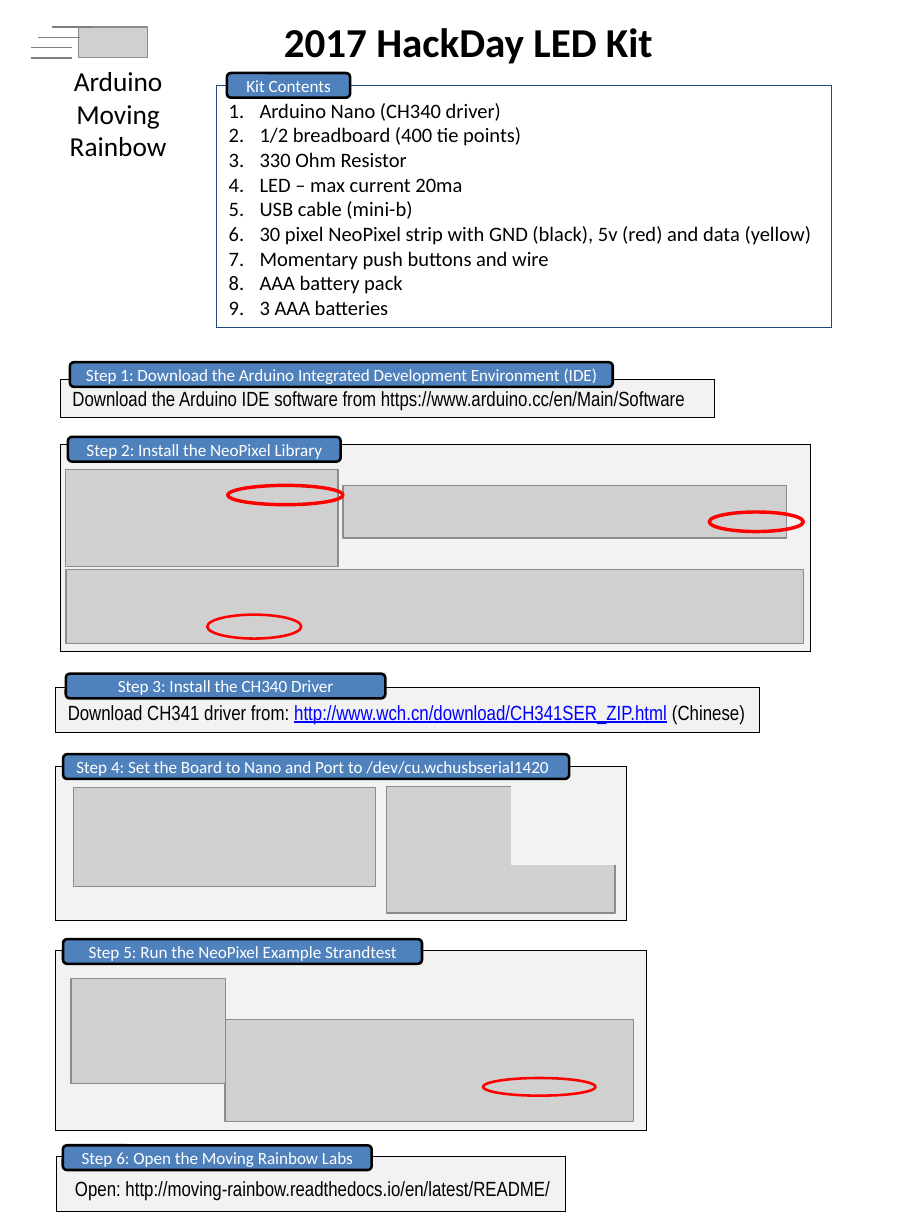
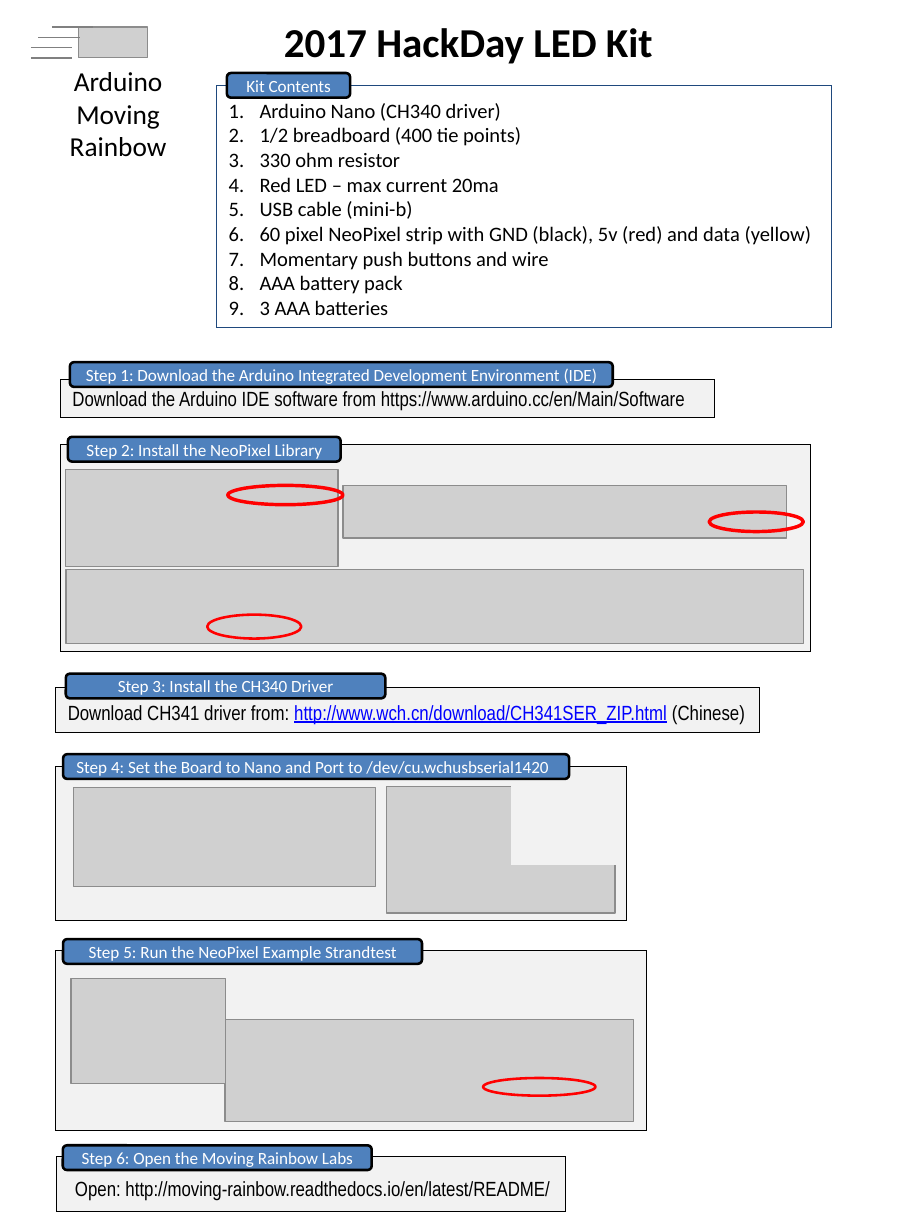
Before and after one commit to dmccreary/moving-rainbow, a slide deck: slide 1 of guide/2017-HackDay.pptx. Drawn at 924x1232 pixels with LibreOffice and Linux fonts; fonts in the diff are those of the drawing; grey boxes stand for pictures. Boxes give left, top, right and bottom in pixels: in the first picture for what was removed or moved away, otherwise in the second. Text is boxed around its words. In the diff, an @@ line names an element or a change of style, - is before the commit and + after.

```diff
--- a/guide/2017-HackDay.pptx
+++ b/guide/2017-HackDay.pptx
@@ text in rectangle at [260, 152, 499, 192]: text changed @@
-3. 330 Ohm Resistor
-4. LED – max current 20ma
+3. 330 ohm resistor
+4. Red LED – max current 20ma
@@ text in rectangle at [260, 226, 811, 245]: text changed @@
-6. 30 pixel NeoPixel strip with GND (black), 5v (red) and data (yellow)
+6. 60 pixel NeoPixel strip with GND (black), 5v (red) and data (yellow)
```
Also in this commit, not shown: 1 other slide changed, 5 other files.
